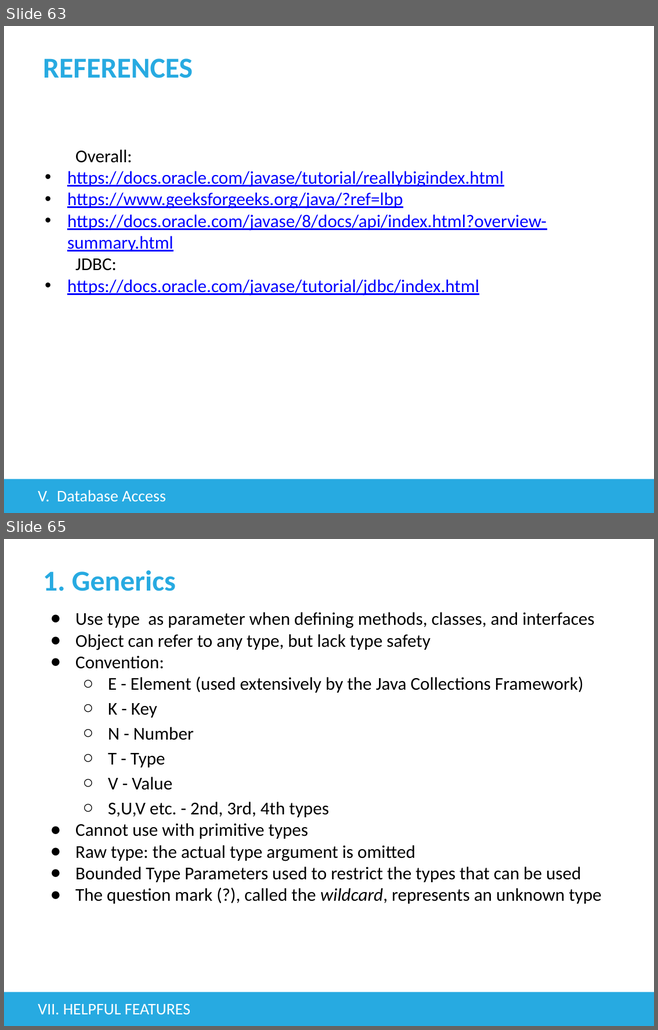
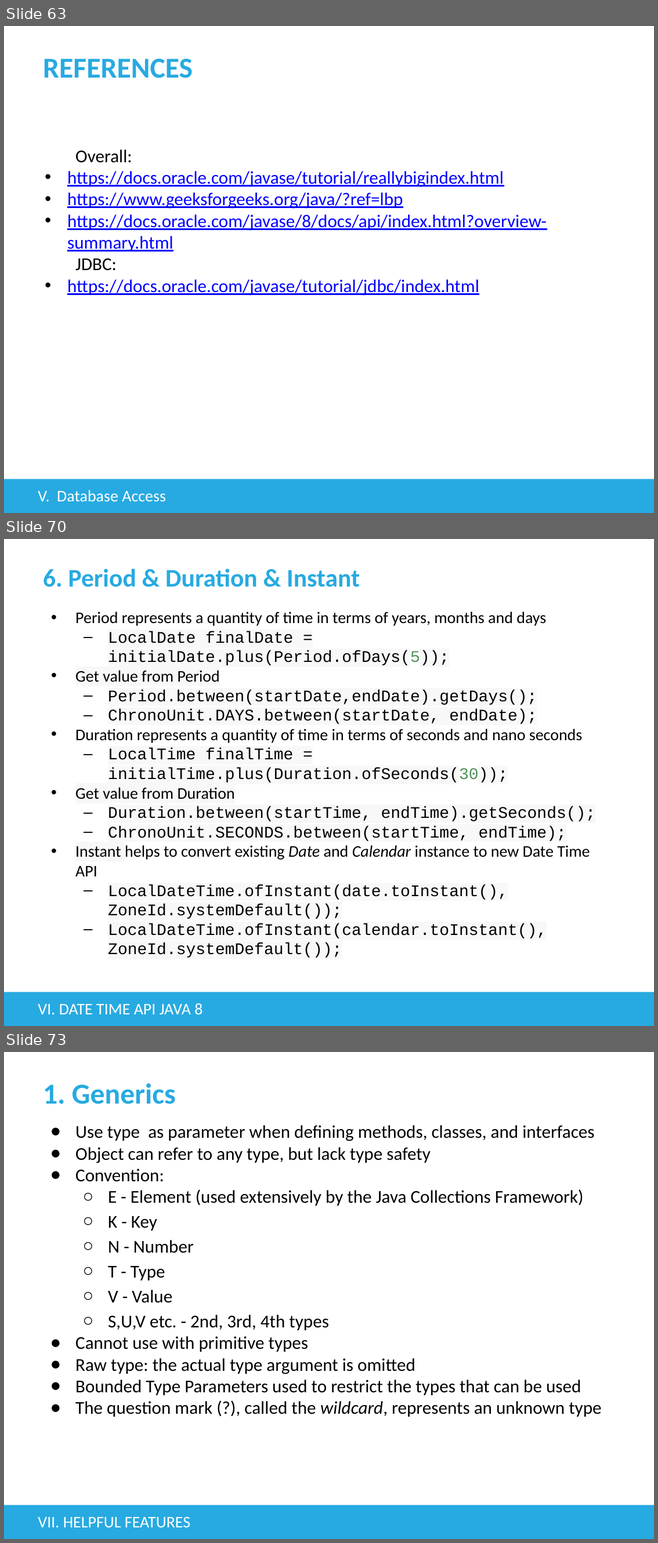
Before and after one commit to tienphat14/java-exercise, a slide deck: src/main/resources/Basic Java.pptx. Shown one above the other, each under a label of ours: slides 63 and 65 before the commit, slides 63, 70 and 73 after it; the slides between them are not shown. The pictures are 658x1030 and 658x1543 pixels, drawn with LibreOffice and Linux fonts; fonts in the diff are those of the drawing; background and template pictures are left out. Boxes give left, top, right and bottom in pixels: in the first picture for what was removed or moved away, otherwise in the second. Text is boxed around its words. In the diff, an @@ line names an element or a change of style, - is before the commit and + after.

```diff
--- a/src/main/resources/Basic Java.pptx
+++ b/src/main/resources/Basic Java.pptx
@@ slide 70 added at [4,539,654,1026], background #FFFFFF; not listed: 1 template element that a slide beside it also shows @@
@@ title added at [43,569,360,587], 28 pt, text #27AAE1, bold @@
+6. Period & Duration & Instant
@@ text added at [75,611,596,958], 18 pt, text #000000 @@
+• Period represents a quantity of time in terms of years, months and days
+  – LocalDate finalDate = initialDate.plus(Period.ofDays(5));
+• Get value from Period
+  – Period.between(startDate,endDate).getDays();
+  – ChronoUnit.DAYS.between(startDate, endDate);
+• Duration represents a quantity of time in terms of seconds and nano seconds
+  – LocalTime finalTime = initialTime.plus(Duration.ofSeconds(30));
+• Get value from Duration
+  – Duration.between(startTime, endTime).getSeconds();
+  – ChronoUnit.SECONDS.between(startTime, endTime);
+• Instant helps to convert existing Date and Calendar instance to new Date Time API
+  – LocalDateTime.ofInstant(date.toInstant(), ZoneId.systemDefault());
+  – LocalDateTime.ofInstant(calendar.toInstant(), ZoneId.systemDefault());
@@ text added at [38,1004,202,1015], 18 pt, text #FFFFFF @@
+VI. DATE TIME API JAVA 8
@@ what was slide 65 is now slide 73 @@
```
Also in this commit, not shown: 3 slides changed, 9 other slides added, 4 other files.
